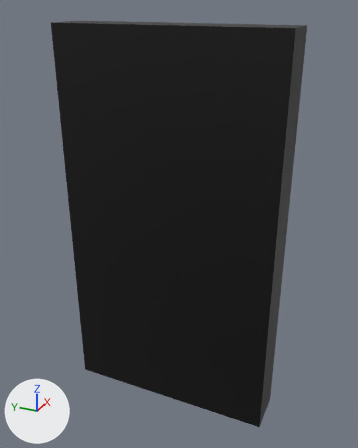
The FBX model public/phone/phone.fbx: old version first, new version second.
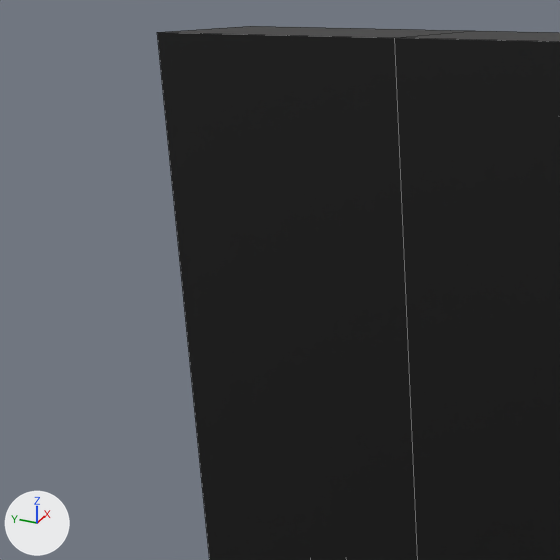
Each version appears first whole from a camera (50 mm lens) standing at (-2.09, -0.97, 1.1) and looking at (0.01, -0.03, 0.05), and next in a close-up on the part from 1% to 48% of the width and 3% to 40% of the height. Every picture has the same lights, and +X, +Y and +Z are marked at lower left. The close-ups show mesh edges as thin lines.
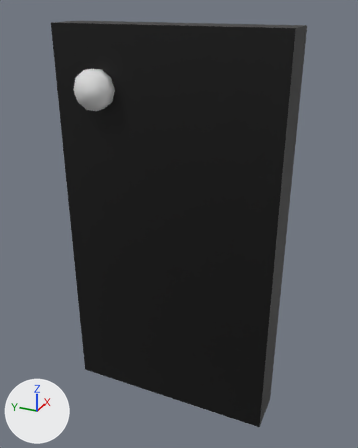
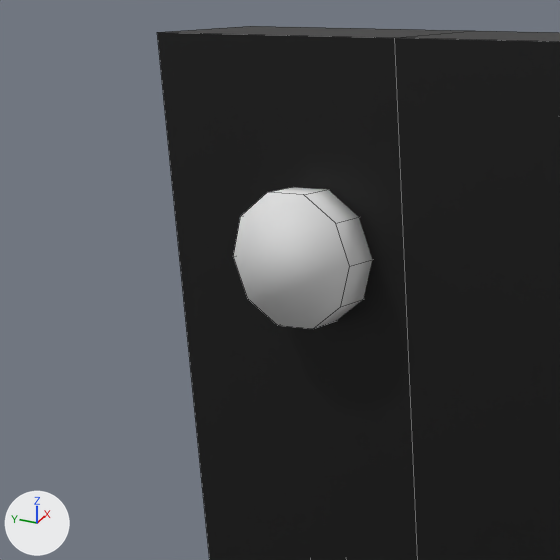
The newer file is also turned or shifted as a whole; pictures and numbers use the older file's frame.

What differs and where, as boxes [x1, y1, x2, y2] in the close-ups (560 x 560 px):
'Cylinder', added
    after: [233, 187, 372, 329]

Diff of the bpy script that builds the scene:
```diff
--- a/public/phone/phone.fbx.py
+++ b/public/phone/phone.fbx.py
@@ mat_material @@
 mat_material.base_color = (0.8, 0.8, 0.8)  # white #e7e7e7
+mat_material.roughness = 1.0
@@ me_cylinder @@
+me_cylinder.from_pydata(...)  # a 10-sided cylinder along x spanning x -0.031..0.031, y -0.093..0.093, z -0.088..0.088
+me_cylinder.materials.append(mat_material)  # white #e7e7e7
@@ ob_cylinder @@
+ob_cylinder = bpy.data.objects.new('Cylinder', me_cylinder)
+ob_cylinder.location = (-0.138, 0.328, 0.72)
```
